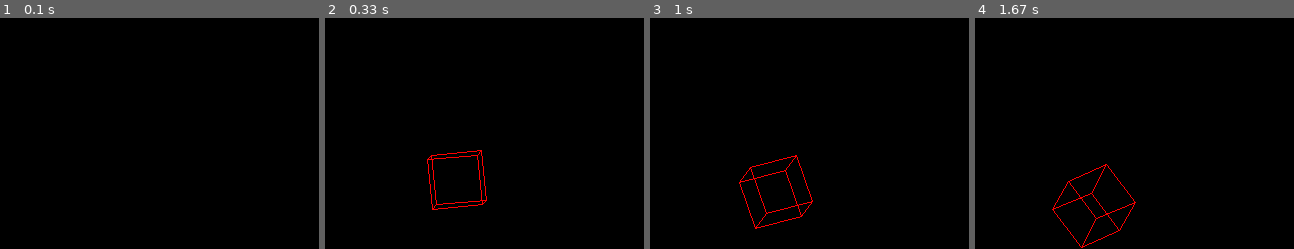
Above: before the commit, frames 1-4 (left to right).
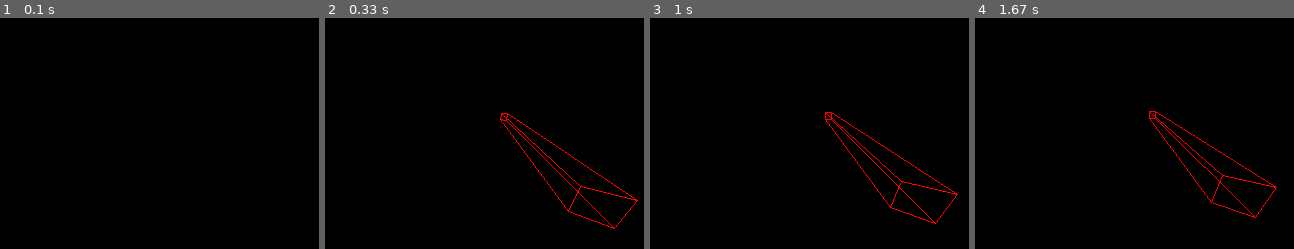
Above: after the commit, the same moments.

Repository: chris6801/Rotating-cube-pygame
Game: pygame game, started from main.py
The game is run twice, just before and just after one commit, with the same random seed, the same clock (stepped at 60 frames per second) and the same inputs.
Inputs:
- Up to frame 1 (0.1 s): no input
- Up to frame 2 (0.33 s): no input
- Up to frame 3 (1 s): no input
- Up to frame 4 (1.67 s): no input

Frame 1 is identical in both runs. In frame 2, 1.4% of the frame differs, in the area x 31-99%, y 41-92%; in frame 3, 1.3%; in frame 4, 1.3%.

Commit message:
Updated code to use homogenous coordinates. Camera space is still odd and rotations no longer work around center of the cube.

Diff:
--- a/main.py
+++ b/main.py
@@ -12,20 +12,23 @@
 SCREEN_WIDTH = 400
 SCREEN_HEIGHT = 300
 
+MIN_Z = 101
+MAX_Z = 1000
+
 pygame.init()
 DISPLAYSURF = pygame.display.set_mode((SCREEN_WIDTH, SCREEN_HEIGHT))
 pygame.display.set_caption('Hello World!')
 
 # define cube points
 cube_points = np.array([
-    [0, 1, 1],
-    [0, 0, 1],
-    [0, 0, 0],
-    [0, 1, 0],
-    [1, 1, 1],
-    [1, 0, 1],
-    [1, 0, 0],
-    [1, 1, 0]
+    [0, 1, 1, 1],
+    [0, 0, 1, 1],
+    [0, 0, 0, 1],
+    [0, 1, 0, 1],
+    [1, 1, 1, 1],
+    [1, 0, 1, 1],
+    [1, 0, 0, 1],
+    [1, 1, 0, 1]
 ])
 
 cube_indices = np.array([
@@ -45,70 +48,138 @@
 
 #enlarge cube
 enlarge = np.array([
-    [50,  0,  0],
-    [ 0, 50,  0],
-    [ 0,  0, 50]
-])
-
-# translation vector
-translation = np.array([
-[150, 200, 0]
+    [50,  0,  0, 0],
+    [ 0, 50,  0, 0],
+    [ 0,  0, 50, 0],
+    [ 0,  0,  0, 1]
+])
+
+# translation and inverse translation
+translation_matrix = np.array([
+    [1, 0, 0, 150],
+    [0, 1, 0, 200],
+    [0, 0, 1,   0],
+    [0, 0, 0,   1]
+])
+
+inverse_translation_matrix = np.array([
+    [1, 0, 0, -150],
+    [0, 1, 0, -200],
+    [0, 0, 1,    0],
+    [0, 0, 0,    1]
 ])
 
 def create_xrotation_matrix(rad_angle):
   return np.array([
-    [1,              0,               0],
-    [0, cos(rad_angle), -sin(rad_angle)],
-    [0, sin(rad_angle),  cos(rad_angle)]
+    [1,              0,               0, 0],
+    [0, cos(rad_angle), -sin(rad_angle), 0],
+    [0, sin(rad_angle),  cos(rad_angle), 0],
+    [0,              0,               0, 1]
   ])
 
 def create_yrotation_matrix(rad_angle):
   return np.array([
-    [cos(rad_angle),  0, sin(rad_angle)],
-    [0,               1,              0],
-    [-sin(rad_angle), 0, cos(rad_angle)]
+    [cos(rad_angle),  0, sin(rad_angle), 0],
+    [             0,  1,              0, 0],
+    [-sin(rad_angle), 0, cos(rad_angle), 0],
+    [             0,  0,              0, 1]
   ])
 
 def create_zrotation_matrix(rad_angle):
   return np.array([
-    [cos(rad_angle), -sin(rad_angle), 0],
-    [sin(rad_angle),  cos(rad_angle), 0],
-    [             0,               0, 1]
-  ])
-
-def z_scaling(points):
-  avg = 0
-  for point in points:
-    avg += point[2]
-  avg /= len(points)
-  avg = 100 / (avg + 0000.1)
-  return np.array([
-      [avg,  0,  0],
-      [ 0, avg,  0],
-      [ 0,  0, avg]
-  ])
+    [cos(rad_angle), -sin(rad_angle), 0, 0],
+    [sin(rad_angle),  cos(rad_angle), 0, 0],
+    [             0,               0, 1, 0],
+    [             0,               0, 0, 1]
+  ])
+
+def find_origin(points):
+  return np.array([
+    points[6][0] - ((points[6][0] - points[0][0]) //2),
+    points[6][1] - ((points[6][1] - points[0][1]) //2),
+    points[6][2] - ((points[6][2] - points[0][2]) //2),
+                                                    0
+  ])
+
+def create_perspective_projection_matrix(fov, aspect_ratio, near, far):
+  fov_rad = fov * pi / 180
+  f = 1 / np.tan(fov_rad / 2)
+  return np.array([
+    [f / aspect_ratio, 0, 0, 0],
+    [0, f, 0, 0],
+    [0, 0, (far + near) / (far - near), 1],
+    [0, 0, (-2 * far * near) / (far - near), 0]
+  ])
+
+collisions = {
+  'right_collision' :  False,
+  'left_collsion'  :  False,
+  'bottom_collision' : False,
+  'top_collision'    : False,
+  'near_collision'   : False,
+  'far_collsion'     : False
+}
+
+def check_collisions(cube_points, movement_vector, flags):
+  for point in cube_points:
+      if point[0] >= SCREEN_WIDTH and not flags['right_collision']:
+        flags['right_collision'] = True
+        flags['left_collsion'] = False
+        movement_vector[0] *= -1
+      elif point[0] <= 0 and not flags['left_collsion']:
+        flags['left_collsion'] = True
+        flags['right_collision'] = False
+        movement_vector[0] *= -1
+      if point[1] >= SCREEN_HEIGHT and not flags['bottom_collision']:
+        flags['bottom_collision'] = True
+        flags['top_collision'] = False
+        movement_vector[1] *= -1
+      elif point[1] <= 0 and not flags['top_collision']:
+        flags['top_collision'] = True
+        flags['bottom_collision'] = False
+        movement_vector[1] *= -1
+      if point[2] >= MAX_Z and not flags['far_collsion']:
+        flags['far_collision'] = True
+        flags['near_collision'] = False
+        movement_vector[2] *= -1
+      elif point[2] <= MIN_Z and not flags['near_collision']:
+        flags['near_collision'] = True
+        flags['far_collision'] = False
+        movement_vector[2] *= -1
 
 cube_points = cube_points@enlarge
-cube_points += translation
-print(cube_points)
-
-origin = np.array([175, 225, 25])
-
-# i realized later that converting to 2d
-# points with a matrix is totally unnecessary
-points_2d = cube_points
+cube_points = cube_points@translation_matrix
+
+# camera position
+camera_position = np.array([200, 150, -10, 0])
 
 # rotation matrices
 x_rotation_matrix = create_xrotation_matrix(pi/100)
 y_rotation_matrix = create_yrotation_matrix(pi/100)
 z_rotation_matrix = create_zrotation_matrix(pi/100)
 
-movement_vector = np.array([randint(-2, 2), randint(-2, 2), 0])
-
-right_collision = False
-left_collision = False
-bottom_collision = False
-top_collision = False
+# center
+center = np.mean(cube_points[:, :3], axis=0)
+
+# incorporate center
+def rotate_around_center(points, angle_x, angle_y, angle_z, center):
+    translation_to_origin = np.eye(4)
+    translation_to_origin[:3, 3] = -center
+    translation_back = np.eye(4)
+    translation_back[:3, 3] = center
+
+    x_rotation = create_xrotation_matrix(angle_x)
+    y_rotation = create_yrotation_matrix(angle_y)
+    z_rotation = create_zrotation_matrix(angle_z)
+
+    rotation_matrix = translation_back @ z_rotation @ y_rotation @ x_rotation @ translation_to_origin
+
+    return (points @ rotation_matrix.T)
+
+# perspective projection matrix
+perspective_projection_matrix = create_perspective_projection_matrix(60, SCREEN_WIDTH / SCREEN_HEIGHT, 0.1, 1000)
+
+movement_vector = np.array([randint(-2, 2), randint(-2, 2), 0, 0])
 
 while True:
     for event in pygame.event.get():
@@ -116,48 +187,32 @@
           pygame.quit()
           sys.exit()
 
-    points_2d += movement_vector
-    origin += movement_vector
-
-    for point in points_2d:
-      if point[0] >= SCREEN_WIDTH and not right_collision:
-        right_collision = True
-        left_collision = False
-        movement_vector[0] *= -1
-      elif point[0] <= 0 and not left_collision:
-        left_collision = True
-        right_collision = False
-        movement_vector[0] *= -1
-      if point[1] >= SCREEN_HEIGHT and not bottom_collision:
-        bottom_collision = True
-        top_collsion = False
-        movement_vector[1] *= -1
-      elif point[1] <= 0 and not top_collision:
-        top_collision = True
-        bottom_collision = False
-        movement_vector[1] *= -1
-
-    points_2d -= origin
-    '''
-    # scale cube based on z value
-    print('========')
-    print(z_scaling(points_2d))
-    z_scale = z_scaling(points_2d)
-    points_2d = points_2d@z_scale
-    '''
+    cube_points += movement_vector
+    center += movement_vector[:3]
 
     # rotate cube
-    points_2d = points_2d@x_rotation_matrix
-    points_2d = points_2d@y_rotation_matrix
-    points_2d = points_2d@z_rotation_matrix
-
-    points_2d += origin
+    #rotated_points = rotate_around_center(cube_points, pi/100, pi/100, pi/100, center)
+
+    rotated_points = cube_points@x_rotation_matrix@y_rotation_matrix@z_rotation_matrix
+
+    # check for collisions
+    check_collisions(rotated_points, movement_vector, collisions)
+
+    # apply view transformation
+    view_points = rotated_points - camera_position
+
+    # apply perspective projection
+    projected_points = view_points@perspective_projection_matrix.T
+    projected_points /= projected_points[:, 3, np.newaxis]
+
+    # translate to screen coordinates
+    screen_points = projected_points + np.array([SCREEN_WIDTH / 2, SCREEN_HEIGHT / 2, 0, 0])
 
     # redraw bg
     DISPLAYSURF.fill((0, 0, 0))
 
     for idx in cube_indices:
-      pygame.draw.line(DISPLAYSURF, (255, 0, 0), (points_2d[idx[0]][0], points_2d[idx[0]][1]), (points_2d[idx[1]][0], points_2d[idx[1]][1]))
+      pygame.draw.line(DISPLAYSURF, (255, 0, 0), (screen_points[idx[0]][0], screen_points[idx[0]][1]), (screen_points[idx[1]][0], screen_points[idx[1]][1]))
 
     time.sleep(.1)
 
